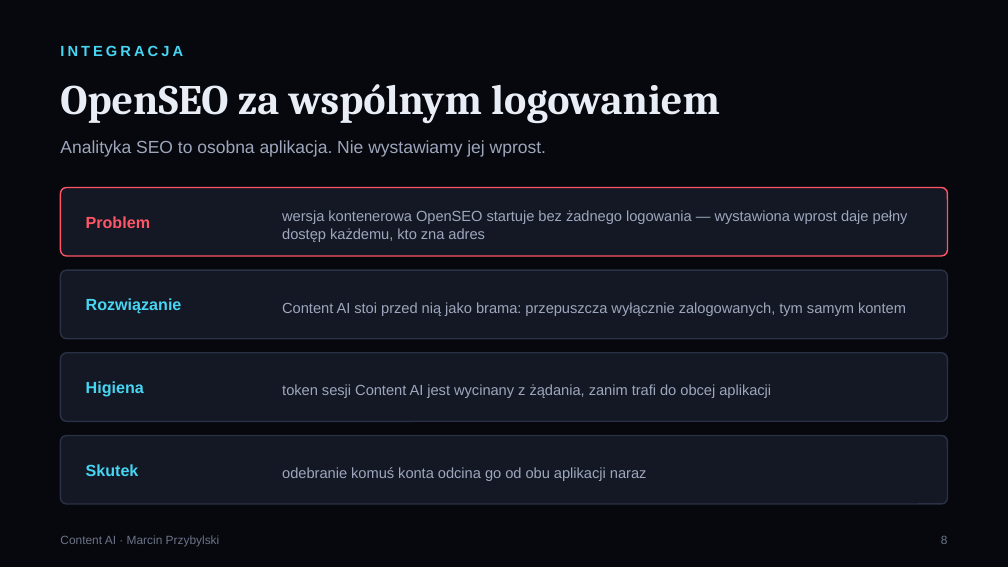
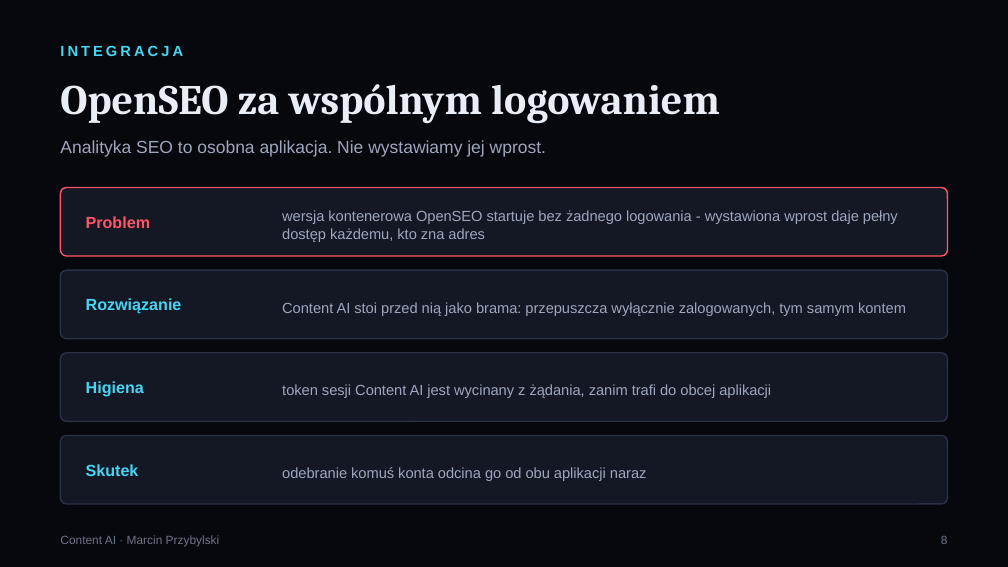
Before and after one commit to Marcin1000/ContentAI, a slide deck: slide 9 of prezentacje/PL/ContentAI_Security.pptx. Drawn at 1008x567 pixels with LibreOffice and Linux fonts; fonts in the diff are those of the drawing. Boxes give left, top, right and bottom in pixels: in the first picture for what was removed or moved away, otherwise in the second. Text is boxed around its words. In the diff, an @@ line names an element or a change of style, - is before the commit and + after.

Commit message:
Dokumentacja i pozostale teksty bez dlugich myslnikow (#15)
376 wystapien w 16 plikach: dokumentacja, README, konfiguracja CI, worker
Cloudflare, strona bledu bramy OpenSEO i tresc slajdow. Prezentacje
przebudowane ze zmienionego zrodla, zeby wersjonowane pptx nie rozjechaly
sie z tekstem, z ktorego powstaja.

Kontrola audyt_myslniki.py zostaje w repo i wchodzi do CI. Sprawdzone,
ze lapie nawrot: po wstrzyknieciu jednego myslnika konczy kodem 1.

Dwie wlasne usterki przy pisaniu tej kontroli, obie naprawione. Skrypt
zjadl wlasny ogon - jest plikiem .py w skanowanym drzewie, wiec podmienil
myslniki we wlasnej definicji i zaczal zglaszac kazdy lacznik w repo.
Katalog .github wypadal z kontroli, bo ".git" jest podciagiem ".github";
po poprawieniu porownania na czlony sciezki wyszlo szesc myslnikow
w samym pliku CI.

Chronione wyrazenie regularne w aplikacji przetrwalo bez zmian.

```diff
--- a/prezentacje/PL/ContentAI_Security.pptx
+++ b/prezentacje/PL/ContentAI_Security.pptx
@@ text at (282, 210, 898, 242): text changed @@
-wersja kontenerowa OpenSEO startuje bez żadnego logowania — wystawiona wprost daje pełny dostęp każdemu, kto zna adres
+wersja kontenerowa OpenSEO startuje bez żadnego logowania - wystawiona wprost daje pełny dostęp każdemu, kto zna adres
```
Also in this commit, not shown: 7 other slides changed, 17 other files.
